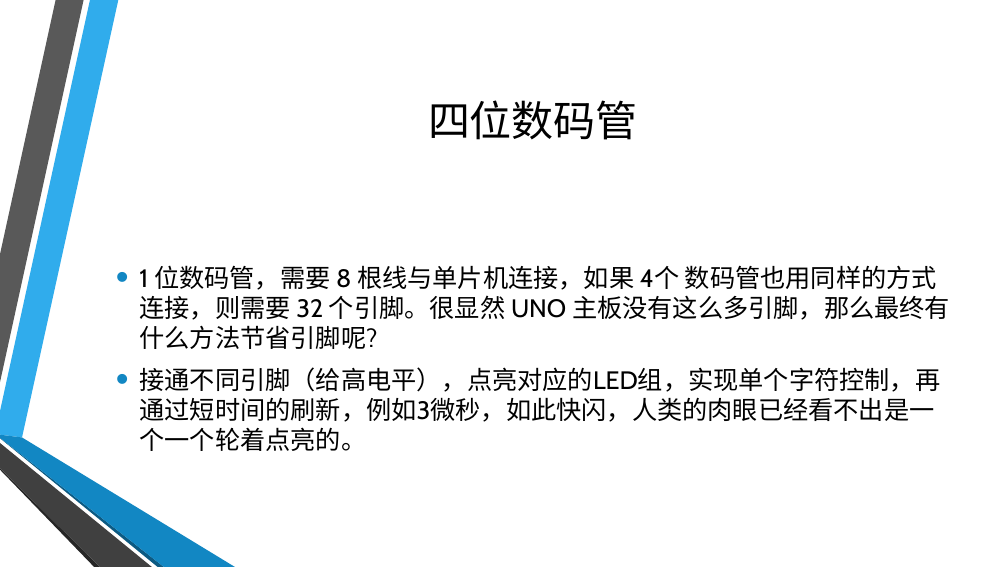
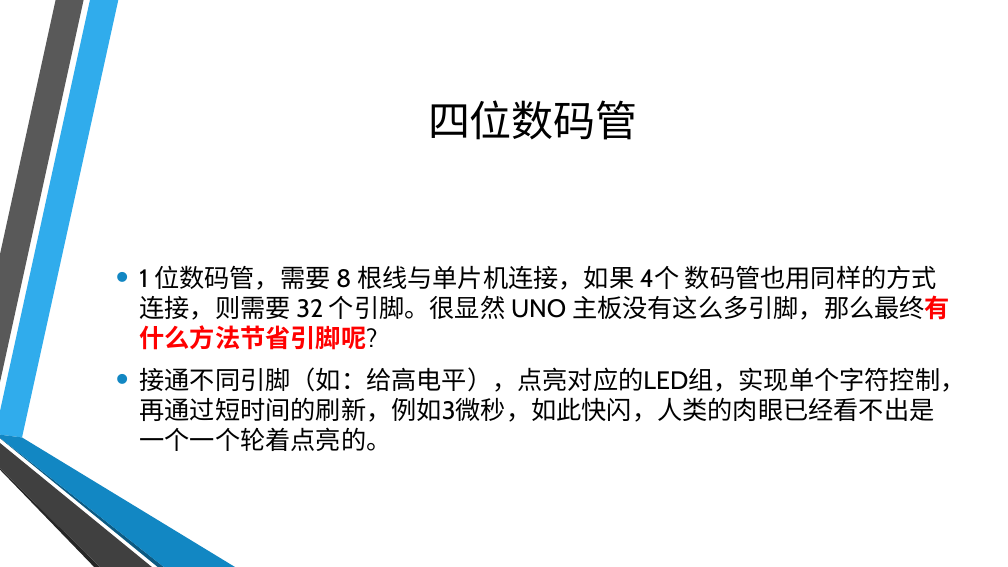
Before and after one commit to coco-hkk/arduino-courses, a slide deck: slide 12 of 2/2.pptx. Drawn at 1008x567 pixels with LibreOffice and Linux fonts; fonts in the diff are those of the drawing; background and template pictures are left out. Boxes give left, top, right and bottom in pixels: in the first picture for what was removed or moved away, otherwise in the second. Text is boxed around its words. In the diff, an @@ line names an element or a change of style, - is before the commit and + after.

```diff
--- a/2/2.pptx
+++ b/2/2.pptx
@@ text at (139,265,950,350): text colour #000000 to #FF0000, bold on in "主板没有这么多引脚，那么最终有什么方法节省引脚呢?" @@
@@ text at (139,367,965,451): text changed @@
-• 接通不同引脚（给高电平），点亮对应的LED组，实现单个字符控制，再通过短时间的刷新，例如3微秒，如此快闪，人类的肉眼已经看不出是一个一个轮着点亮的。
+• 接通不同引脚（如：给高电平），点亮对应的LED组，实现单个字符控制，再通过短时间的刷新，例如3微秒，如此快闪，人类的肉眼已经看不出是一个一个轮着点亮的。
```
Also in this commit, not shown: 3 other slides changed, 1 slide added, 10 other files.
